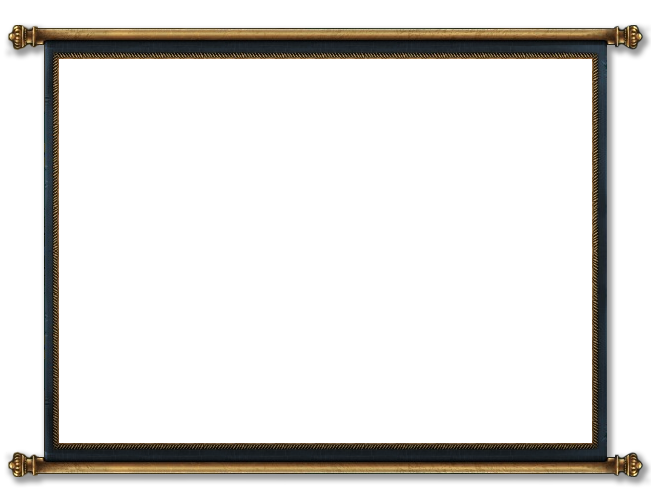
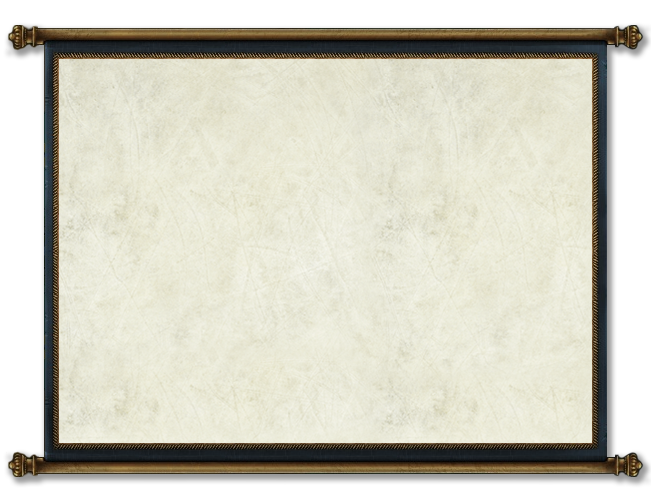
The second 651 × 502 image is a revision of the first. Changes to its layers:
added layer "Layer 20" above "Background" over [59, 59, 592, 443]
